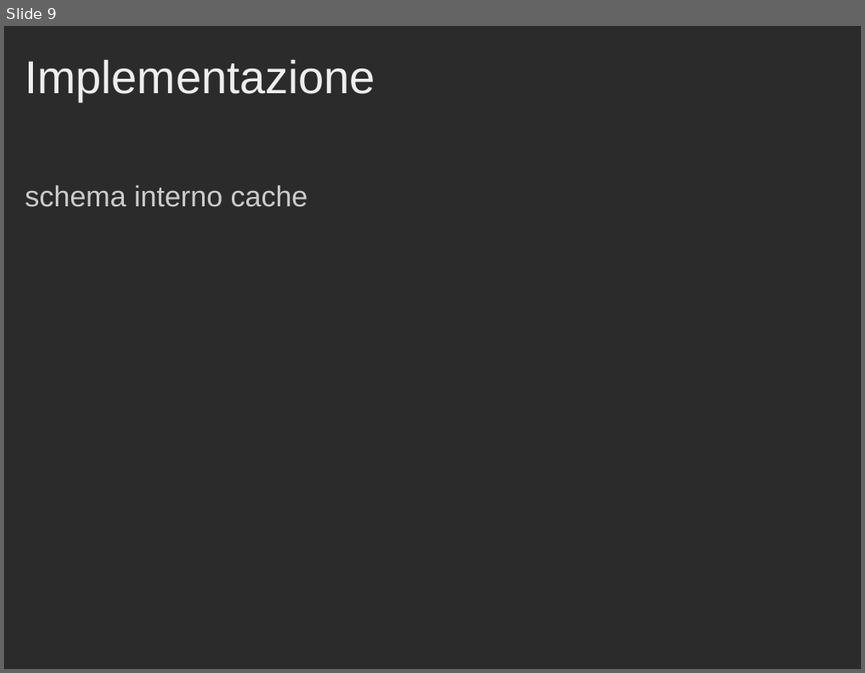
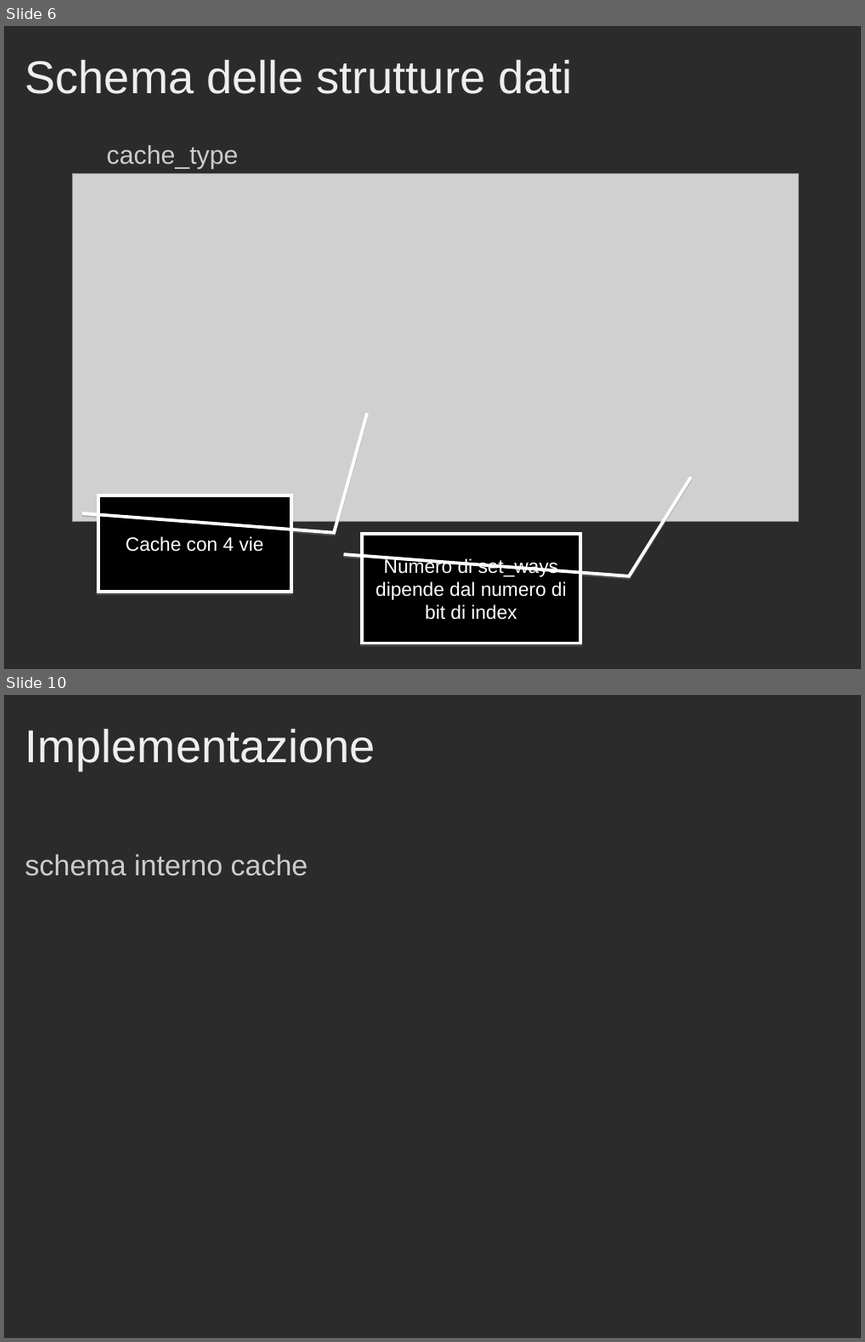
Before and after one commit to Muffo/dlxcache, a slide deck: Presentazione_Progetto_Cache.ppt. Shown one above the other, each under a label of ours: slide 9 before the commit, slides 6 and 10 after it; the slides between them are not shown. The pictures are 865x673 and 865x1342 pixels, drawn with LibreOffice and Linux fonts; fonts in the diff are those of the drawing; grey boxes stand for pictures; background and template pictures are left out; a plain dark background stands for a picture behind light text. Boxes give left, top, right and bottom in pixels: in the first picture for what was removed or moved away, otherwise in the second. Text is boxed around its words. In the diff, an @@ line names an element or a change of style, - is before the commit and + after.

```diff
--- a/Presentazione_Progetto_Cache.ppt
+++ b/Presentazione_Progetto_Cache.ppt
@@ slide 6 added at (x1=4, y1=26, x2=861, y2=669), background picture (left out) @@
@@ title added at (x1=25, y1=59, x2=572, y2=94), 43 pt, text #EEEEEE @@
+Schema delle strutture dati
@@ text added at (x1=107, y1=145, x2=239, y2=169), 24 pt, text #CCCCCC @@
+cache_type
@@ picture added at (x1=73, y1=174, x2=799, y2=521) @@
@@ border callout added at (x1=98, y1=495, x2=291, y2=591), fill #000000, outline #FFFFFF 3 pt, 18 pt, text #FFFFFF @@
+Cache con 4 vie
@@ border callout added at (x1=362, y1=533, x2=580, y2=643), fill #000000, outline #FFFFFF 3 pt, 18 pt, text #FFFFFF @@
+Numero di set_ways dipende dal numero di bit di index
@@ what was slide 9 is now slide 10 @@
```
Also in this commit, not shown: 10 slides changed, 5 other slides added, 5 slides removed, 1 other file.
